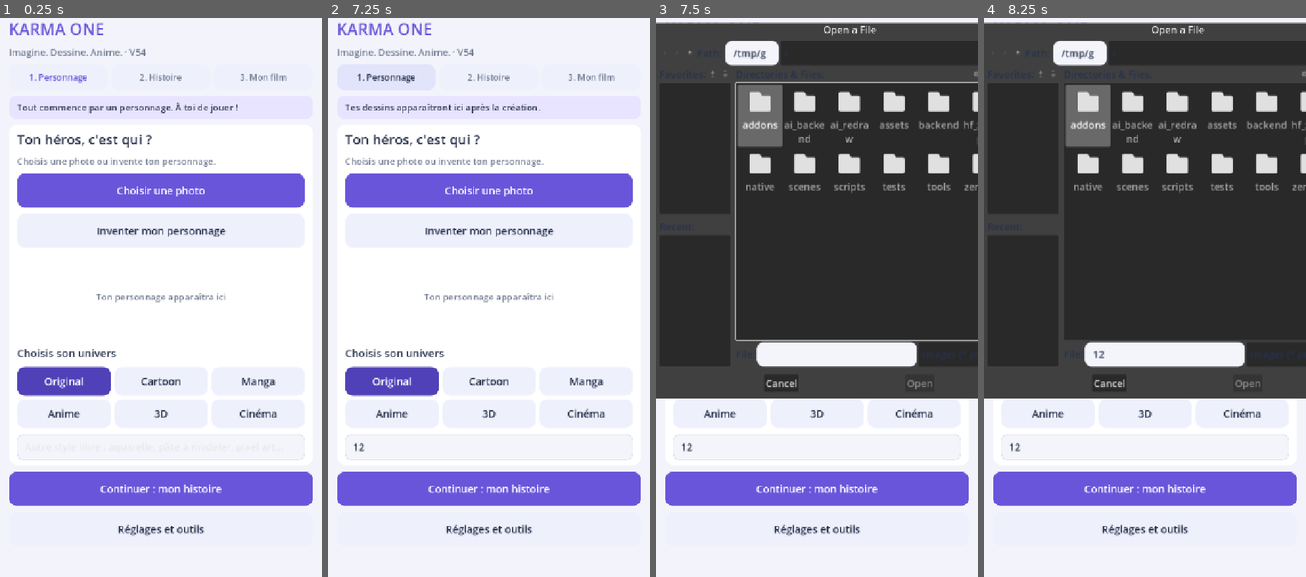
Above: before the commit, frames 1-4 (left to right).
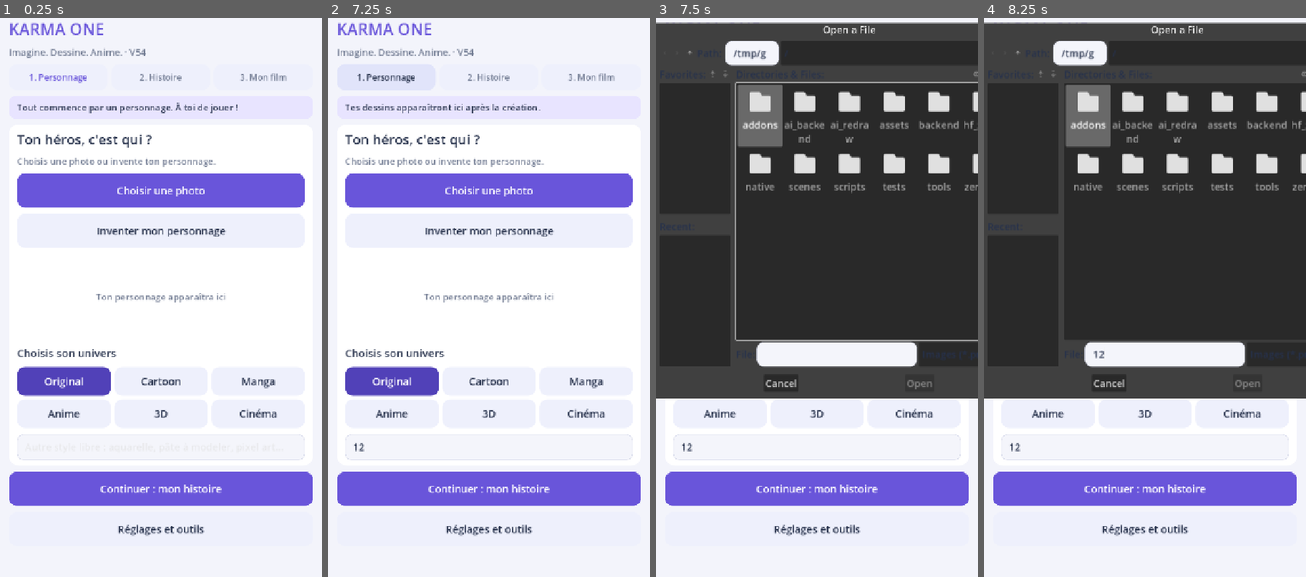
Above: after the commit, the same moments.

Repository: ericjamesempere-stack/MobileI2V-Xiaomi-
Game: Godot game, scene res://scenes/main.tscn
Two runs of this game, one before a commit and one after it. Both use one fixed random seed, a clock stepped at 60 frames per second and the inputs below.
Inputs (mouse positions are in pixels of both pictures, inside the frame that each line leads up to):
- Up to frame 1 (0.25 s): no input
- Up to frame 2 (7.25 s): click (489, 448) at 0.52 s; type "12" at 0.6 s; click "1. Personnage" at 1.25 s; click "2. Histoire" at 2 s; click (489, 230) at 2.77 s; type "Alex" at 2.85 s; click "3. Mon film" at 3.5 s; click "Agrandir et vérifier les dess…" at 4.25 s; click "Voir défiler mes dessins" at 5 s; click "Partager ma vidéo" at 5.75 s; click "1. Personnage" at 6.5 s
- Up to frame 3 (7.5 s): click "Choisir une photo" at 7.25 s
- Up to frame 4 (8.25 s): click (1164, 353) at 8.02 s; type "12" at 8.1 s

Frames 1-2 are identical in both runs. In frame 3, 0.3% of the frame differs, in the area x 34-99%, y 1-67%; in frame 4, 0.3%.

Commit message:
V54: extend action phase planner for transformation, transport, sport and free-form actions

Diff:
--- a/scripts/board_generation_plan.gd
+++ b/scripts/board_generation_plan.gd
@@ -11,7 +11,11 @@
     "saut": ["preparation", "impulsion", "envol", "sommet", "reception"],
     "releve": ["au sol", "appui mains", "genoux", "debout"],
     "salut": ["bras bas", "bras leve", "main oscillante", "bras bas"],
-    "repos": ["pose stable"]
+    "repos": ["pose stable"],
+    "transformation": ["forme initiale", "premiers changements visibles", "transformation a mi-parcours", "forme finale"],
+    "metro": ["approche du quai", "arrivee du train", "portes ouvertes", "depart du train"],
+    "football": ["approche du ballon", "preparation du tir", "contact", "trajectoire du ballon"],
+    "inconnu": ["etat initial", "debut du changement demande", "action en cours", "fin de l action", "etat final"]
 }
 
 func phase_at(action: String, progress: float) -> String:
